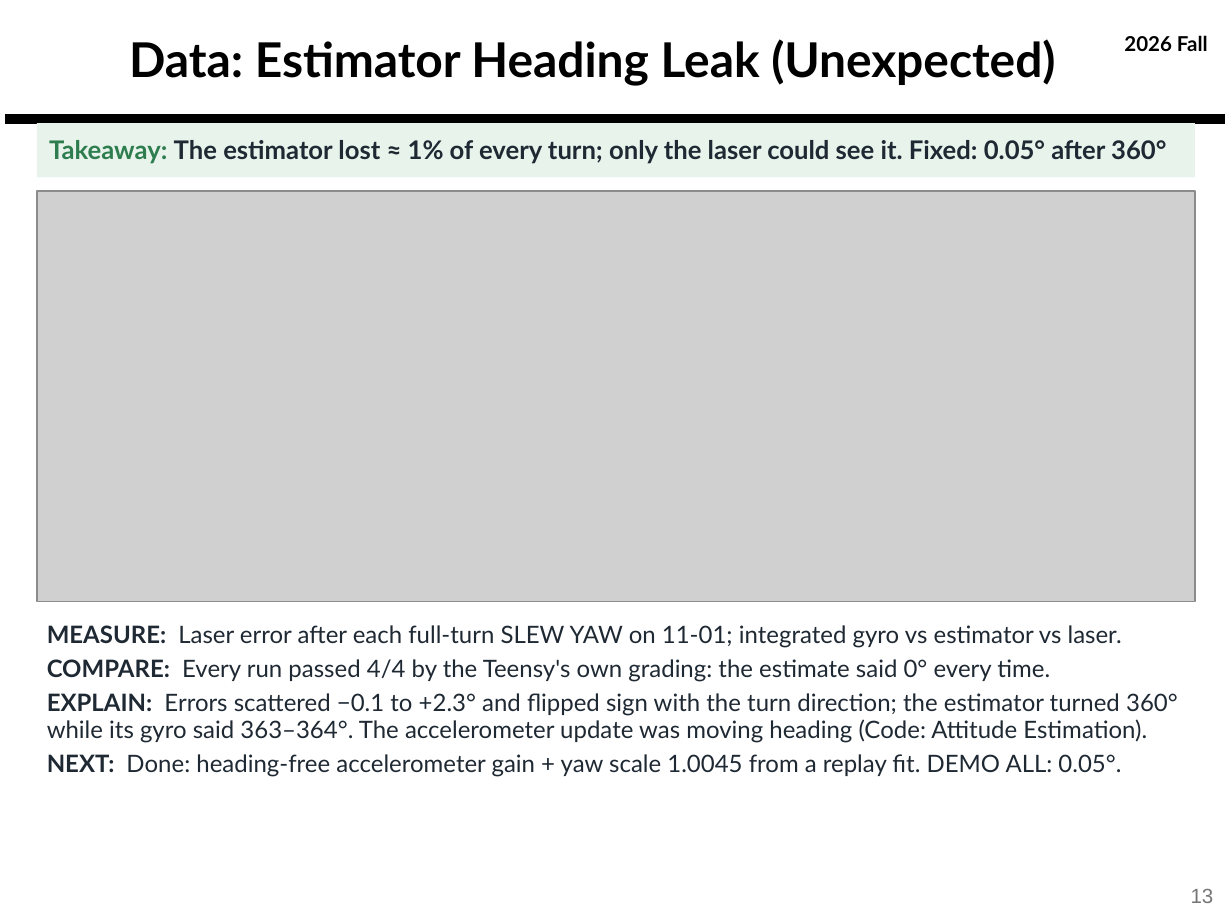
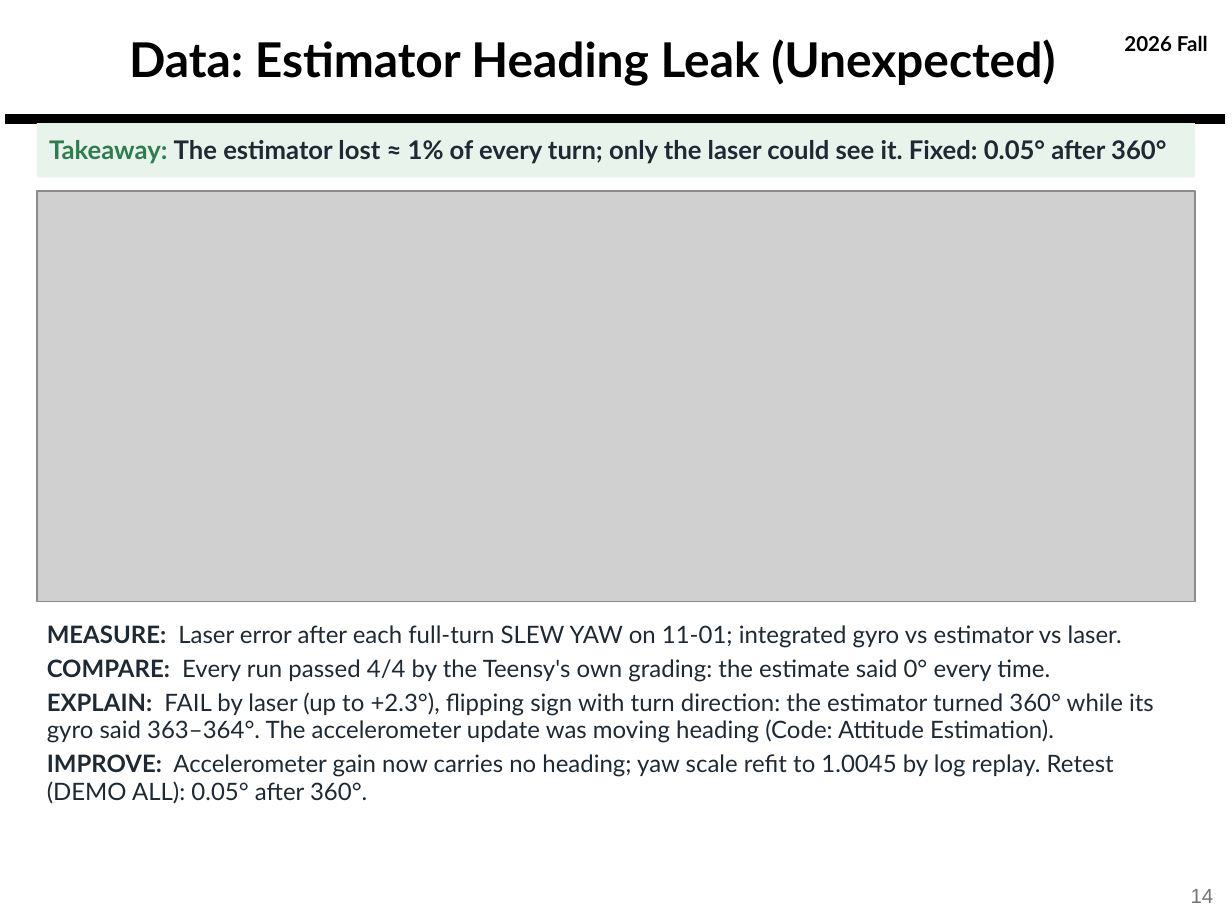
Before and after one commit to derek-weissinger-usafa/Astro-331-Lab-8, a slide deck: slide 14 of Reports/Astro 331 Lab 8_2_3 Body Final Pres.pptx (slide 13 before the commit). Drawn at 1232x924 pixels with LibreOffice and Linux fonts; fonts in the diff are those of the drawing; grey boxes stand for pictures; background and template pictures are left out. Boxes give left, top, right and bottom in pixels: in the first picture for what was removed or moved away, otherwise in the second. Text is boxed around its words. In the diff, an @@ line names an element or a change of style, - is before the commit and + after.

```diff
--- a/Reports/Astro 331 Lab 8_2_3 Body Final Pres.pptx
+++ b/Reports/Astro 331 Lab 8_2_3 Body Final Pres.pptx
@@ text at [47,692,1154,804]: text changed @@
-EXPLAIN: Errors scattered −0.1 to +2.3° and flipped sign with the turn direction; the estimator turned 360° while its gyro said 363–364°. The accelerometer update was moving heading (Code: Attitude Estimation).
-NEXT: Done: heading-free accelerometer gain + yaw scale 1.0045 from a replay fit. DEMO ALL: 0.05°.
+EXPLAIN: FAIL by laser (up to +2.3°), flipping sign with turn direction: the estimator turned 360° while its gyro said 363–364°. The accelerometer update was moving heading (Code: Attitude Estimation).
+IMPROVE: Accelerometer gain now carries no heading; yaw scale refit to 1.0045 by log replay. Retest (DEMO ALL): 0.05° after 360°.
@@ page number at [1191,889,1214,903]: text changed @@
-13
+14
```
Also in this commit, not shown: 30 other slides changed, 1 slide added, 14 other files.
